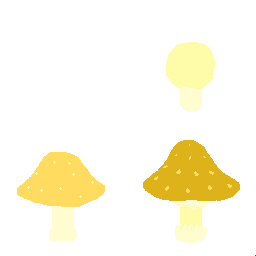
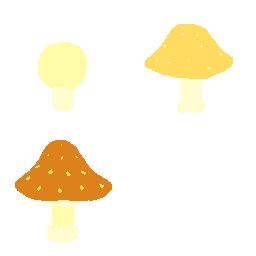
Layer changes from the first w=256, h=256 image to the second:
painted on "Réteg" over [15,24,256,256]
